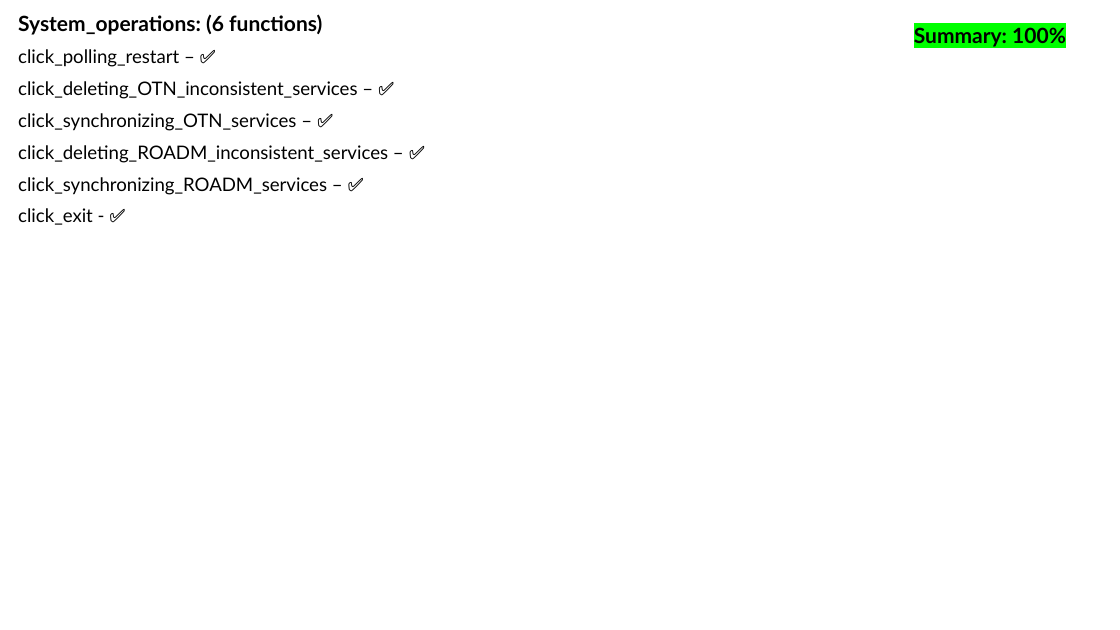
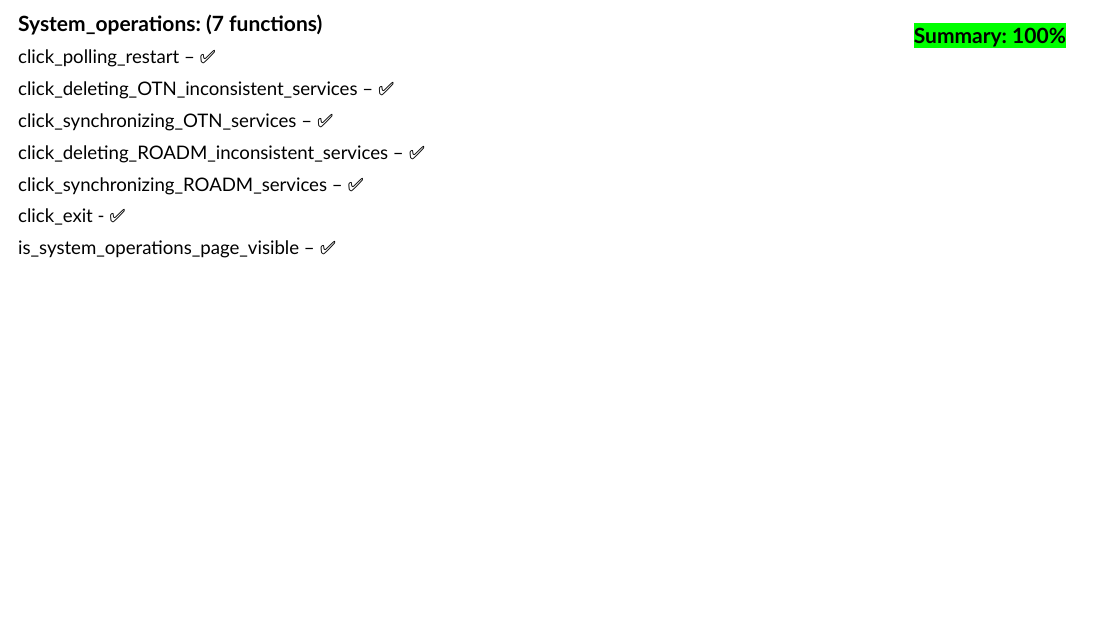
Before and after one commit to Yuval10Dahan/LightWatch_WEB, a slide deck: slide 33 of Docs/Progress_Check_Box.pptx (slide 29 before the commit). Drawn at 1120x630 pixels with LibreOffice and Linux fonts; fonts in the diff are those of the drawing. Boxes give left, top, right and bottom in pixels: in the first picture for what was removed or moved away, otherwise in the second. Text is boxed around its words. In the diff, an @@ line names an element or a change of style, - is before the commit and + after.

```diff
--- a/Docs/Progress_Check_Box.pptx
+++ b/Docs/Progress_Check_Box.pptx
@@ subtitle at box(18, 14, 322, 35): text changed @@
-System_operations: (6 functions)
+System_operations: (7 functions)
@@ subtitle at box(18, 240, 299, 258): paragraph added @@
+is_system_operations_page_visible – ✅
```
Also in this commit, not shown: 13 other slides changed, 4 slides added, 38 other files.
